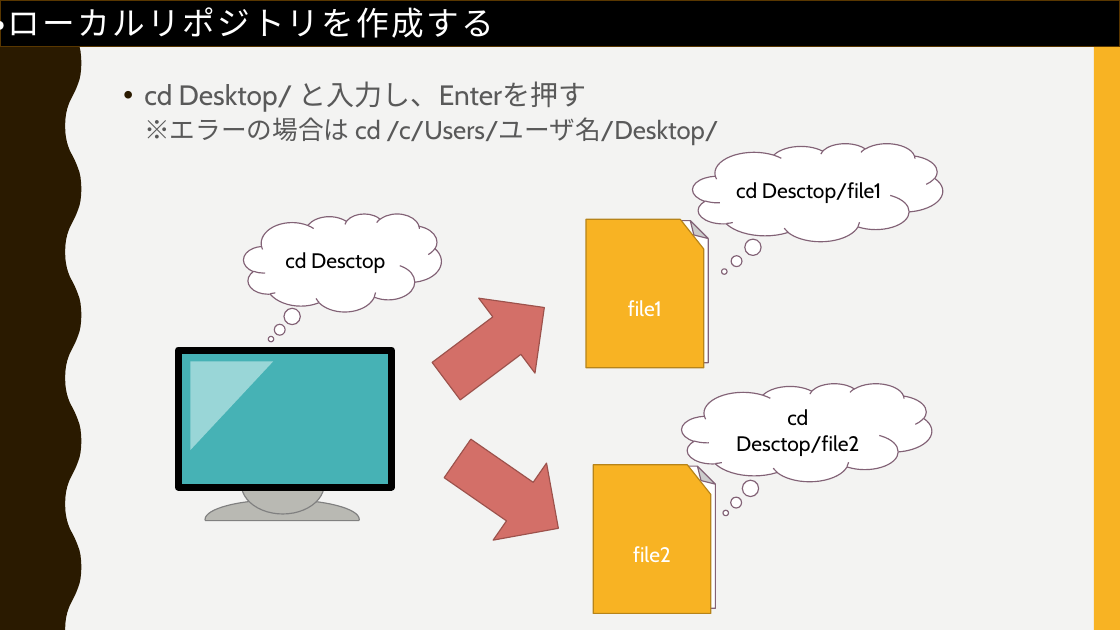
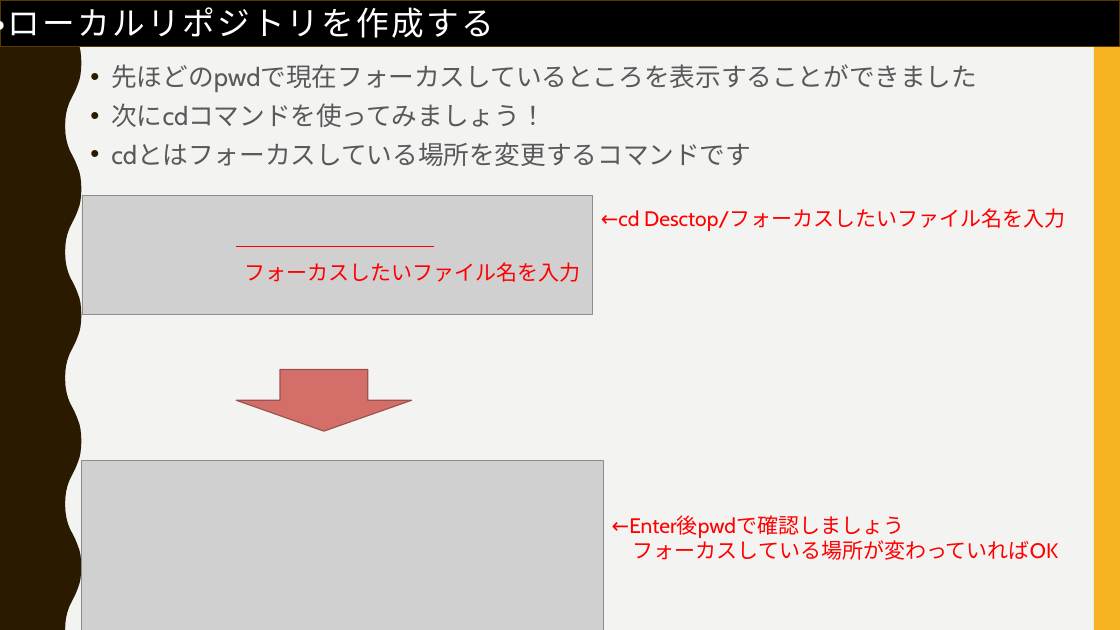
Before and after one commit to FIY24554/git_test, a slide deck: slide 17 of gitについて_cdコマンド.pptx (slide 16 before the commit). Drawn at 1120x630 pixels with LibreOffice and Linux fonts; fonts in the diff are those of the drawing; grey boxes stand for pictures. Boxes give left, top, right and bottom in pixels: in the first picture for what was removed or moved away, otherwise in the second. Text is boxed around its words. In the diff, an @@ line names an element or a change of style, - is before the commit and + after.

```diff
--- a/gitについて_cdコマンド.pptx
+++ b/gitについて_cdコマンド.pptx
@@ text at bbox=[111, 64, 977, 166]: text changed @@
-• cd Desktop/ と入力し、Enterを押す
-  ※エラーの場合は cd /c/Users/ユーザ名/Desktop/
+• 先ほどのpwdで現在フォーカスしているところを表示することができました
+• 次にcdコマンドを使ってみましょう！
+• cdとはフォーカスしている場所を変更するコマンドです
@@ thought cloud removed at bbox=[693, 144, 944, 242] @@
-cd Desctop/file1
@@ picture added at bbox=[82, 196, 593, 314] @@
@@ text added at bbox=[601, 208, 1066, 231], 18 pt, text #FF0000 @@
+←cd Desctop/フォーカスしたいファイル名を入力
@@ thought cloud removed at bbox=[244, 213, 441, 312] @@
-cd Desctop
@@ flow chart punched card removed at bbox=[586, 219, 704, 368] @@
-file1
@@ folded corner removed at bbox=[601, 221, 708, 363] @@
@@ line added from (236, 246) to (434, 246), #FF0000 0.5 pt @@
@@ text added at bbox=[244, 262, 580, 282], 18 pt, text #FF0000 @@
+フォーカスしたいファイル名を入力
@@ right arrow removed at bbox=[418, 270, 573, 419] @@
@@ group removed at bbox=[178, 350, 392, 521]: 1 freeform shape, 1 ellipse, 1 rectangle, 1 right triangle @@
@@ down arrow added at bbox=[236, 370, 412, 431], fill #D36F68, outline #9C524D 1 pt @@
@@ thought cloud removed at bbox=[682, 384, 933, 482] @@
-cd Desctop/file2
@@ right arrow removed at bbox=[431, 420, 586, 568] @@
@@ picture added at bbox=[82, 460, 604, 630] @@
@@ flow chart punched card removed at bbox=[593, 465, 711, 613] @@
-file2
@@ folded corner removed at bbox=[607, 466, 715, 608] @@
@@ text added at bbox=[612, 516, 1059, 560], 18 pt, text #FF0000 @@
+←Enter後pwdで確認しましょう
+フォーカスしている場所が変わっていればOK
```
Also in this commit, not shown: 1 other slide changed, 2 slides added, 1 slide removed.
